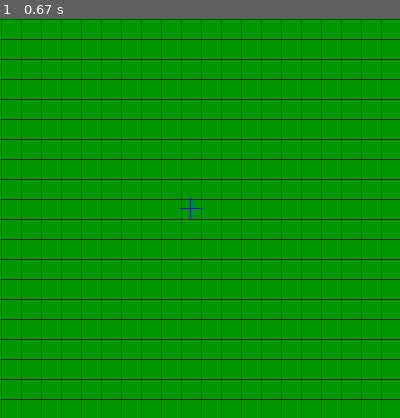
Above: before the commit, frame 1.
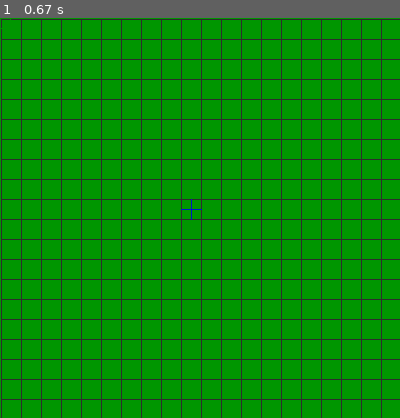
Above: after the commit, the same moment.

Repository: angrek/pygame_tutorial_exercises
Game: pygame game, started from go.py
Same seed, same stepped clock (60 frames per second), same inputs: the game is played once before the commit and once after it. The source is Python 2; it was converted automatically to run under Python 3.
Inputs (mouse positions are in pixels of both pictures, inside the frame that each line leads up to):
- Up to frame 1 (0.67 s): click (200, 218) at 0.38 s

The runs differ from the first frame. In frame 1, less than 0.1% of the frame differs, in the area x 45-51%, y 45-51%.

Commit message:
Modified comments

Diff:
--- a/go.py
+++ b/go.py
@@ -1,8 +1,9 @@
 #!c:/Python27/python.exe
 
-#Working on building a grid system to place tiles on as
-# an exercise. I'll build it further but for now  I'm just
-# working on getting the basics in place.
+# Working on building a grid system to place tiles on in the spirit
+# of scrabble or wwf type games. The goal is to create a word type
+# game checker where I can put in the word I played and see where the
+# word ranks in possible words that I could have played.
 
 
 import pygame
@@ -24,6 +25,7 @@
 
 #number of modules across AND down
 number_of_modules = 20
+
 height = number_of_modules * module_width
 width = number_of_modules * module_width
 
@@ -37,7 +39,6 @@
 #crosshairs is overwriting the gridlines
 
 #create the grid
-#FIXME there's something off with the crosshairs vs the line
 for i in xrange (1, width, module_width):
     pygame.draw.line(screen, gridline_color, (i, 1), (i, height))
     pygame.draw.line(screen, gridline_color, (1, i), (width, i))
@@ -75,8 +76,8 @@
 	#I probably could have combined below with the above stuff, but
 	#this allowed me to print everything to the console to see what
 	#I was doing better
-	x = (x * module_width) - module_width
-	y = (y * module_width) - module_width
+	x = (x * module_width) - module_width + 1
+	y = (y * module_width) - module_width + 1
 
 	#offset the cursor location to center the crosshair in the grid box
         pygame.draw.line(screen, line_color, ((x + (module_width / 2)), y), ((x + (module_width / 2)), (y + module_width)))
